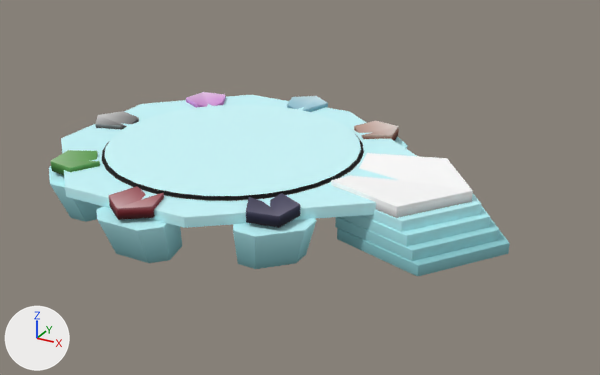
The glTF model Assets/models/new_summon_platform.gltf as it was, and as the next commit left it.
Both versions are drawn from a camera (50 mm lens) standing at (6.18, -9.29, 4.93) and looking at (1.09, -0.03, 0.31). The lights are fixed; the arrows at lower left show +X, +Y and +Z. The first picture is the older version. Objects named as collision shapes, trigger or cutter boxes, shadow casters or lower levels of detail are left out. Vertices at exactly the same position are counted once.

Names of what the first picture shows: 'summoning_platform'.
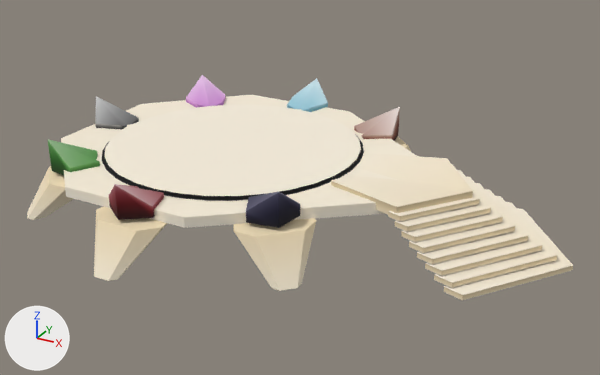
Boxes [x1, y1, x2, y2] around the edits, measured in the pictures (600 x 375 px; the box of a moved part takes in the faces that stretch with it):
'summoning_platform', reshaped (18% wider, 23% taller): before [49, 92, 510, 276]; after [27, 75, 573, 301]
part 1 of me_summoning_platform_mesh, rebuilt: before [362, 194, 481, 232]; after [395, 170, 491, 232]
part 2 of me_summoning_platform_mesh, added: after [388, 164, 480, 222]
part 3 of me_summoning_platform_mesh, added: after [402, 177, 503, 242]
part 4 of me_summoning_platform_mesh, added: after [409, 183, 515, 253]
part 5 of me_summoning_platform_mesh, added: after [417, 189, 528, 264]
part 6 of me_summoning_platform_mesh, added: after [425, 196, 542, 276]
part 7 of me_summoning_platform_mesh, added: after [434, 202, 557, 288]
part 8 of me_summoning_platform_mesh, added: after [444, 208, 573, 301]
part 9 of me_summoning_platform_mesh, moved or reshaped: before [49, 92, 510, 276]; after [27, 75, 411, 291]
part 10 of me_summoning_platform_mesh, surface changed: before [49, 95, 473, 269]; after [28, 95, 473, 291]

What the commit changed:
me_summoning_platform_mesh is used by ob_summoning_platform; location (0.0, 0.0, 0.0).
me_summoning_platform_mesh had 922 vertices, 1750 faces and spanned x -2.56..4.04, y -2.56..2.56, z 0.0..0.76.
me_summoning_platform_mesh now has 1074 vertices, 2038 faces and spans x -2.91..4.82, y -2.91..2.91, z -0.01..1.07.
me_summoning_platform_mesh part 1: the loose piece of 34 vertices spanning x 1.86..3.64, y -0.94..0.93, z 0.46..0.62 is rebuilt with 36 vertices and now spans x 2.86..3.76, y -0.98..0.97, z 0.51..0.59.
me_summoning_platform_mesh part 2: a new loose piece of 36 vertices spanning x 2.75..3.61, y -0.94..0.92, z 0.6..0.68, in mat_gradient_palette (picture img_small_gradient_palette).
me_summoning_platform_mesh part 3: a new loose piece of 36 vertices spanning x 2.97..3.92, y -1.03..1.02, z 0.42..0.5, in mat_gradient_palette (picture img_small_gradient_palette).
me_summoning_platform_mesh part 4: a new loose piece of 36 vertices spanning x 3.09..4.08, y -1.08..1.07, z 0.34..0.42, in mat_gradient_palette (picture img_small_gradient_palette).
me_summoning_platform_mesh part 5: a new loose piece of 36 vertices spanning x 3.22..4.25, y -1.13..1.12, z 0.25..0.33, in mat_gradient_palette (picture img_small_gradient_palette).
me_summoning_platform_mesh part 6: a new loose piece of 36 vertices spanning x 3.35..4.43, y -1.19..1.17, z 0.16..0.24, in mat_gradient_palette (picture img_small_gradient_palette).
me_summoning_platform_mesh part 7: a new loose piece of 36 vertices spanning x 3.48..4.62, y -1.25..1.23, z 0.07..0.15, in mat_gradient_palette (picture img_small_gradient_palette).
me_summoning_platform_mesh part 8: a new loose piece of 36 vertices spanning x 3.62..4.82, y -1.31..1.29, z -0.01..0.07, in mat_gradient_palette (picture img_small_gradient_palette).
me_summoning_platform_mesh part 9: 145 vertices moved from x -2.56..2.02, y -2.56..2.56, z 0.0..0.76 to x -2.91..2.13, y -2.91..2.91, z 0.0..1.07; 180 vertices removed from x -2.32..4.04, y -2.32..2.32, z 0.0..0.55; 78 vertices added at x -2.67..2.13, y -2.67..2.67, z 0.0..0.56.
me_summoning_platform_mesh part 10: 453 kept faces spanning x -2.91..3.51, y -2.91..2.91, z 0.0..0.76 get new texture (UV) coordinates.
